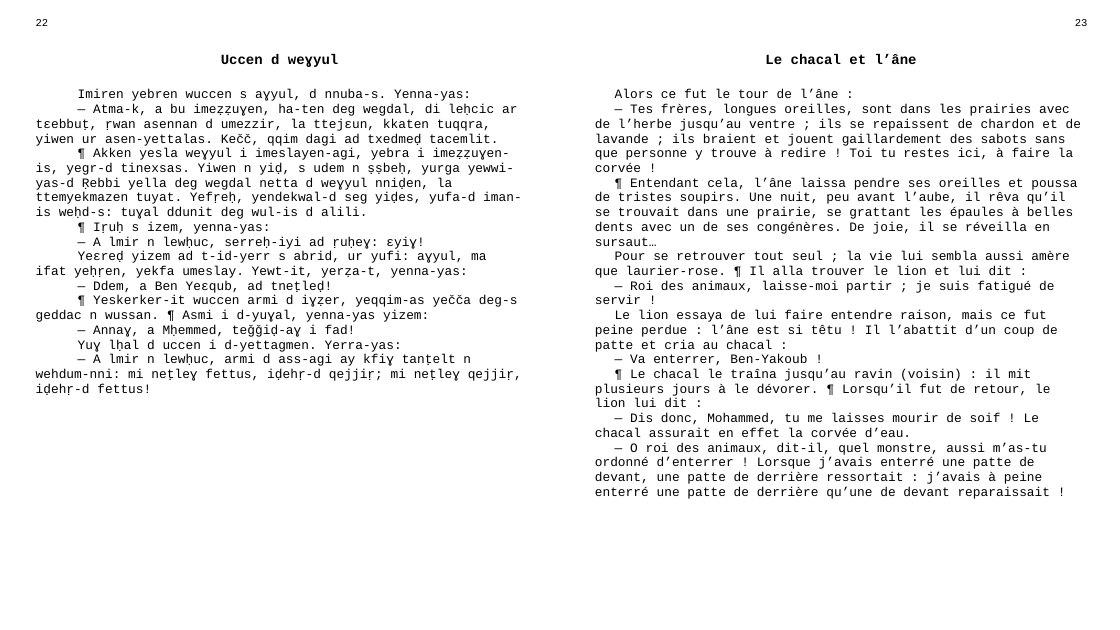
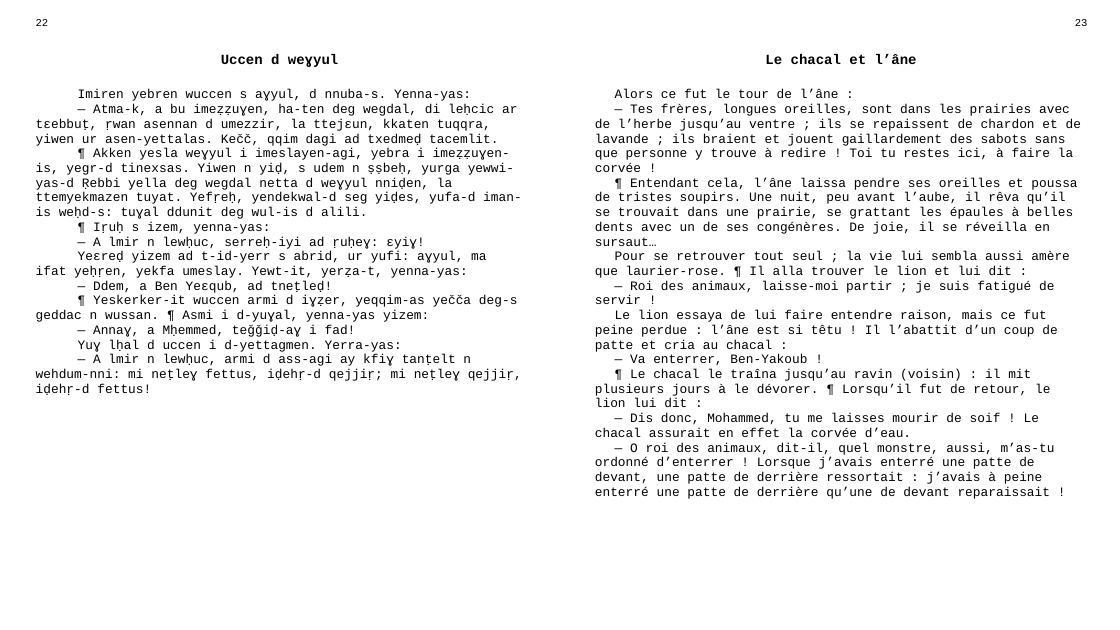
Before and after one commit to sferhah/tamacahut_n_wuccen, a slide deck: slide 9 of Uccen.ConsoleApp/Resources/pptx/uccen.pptx. Drawn at 1120x630 pixels with LibreOffice and Linux fonts; fonts in the diff are those of the drawing. Boxes give left, top, right and bottom in pixels: in the first picture for what was removed or moved away, otherwise in the second. Text is boxed around its words. In the diff, an @@ line names an element or a change of style, - is before the commit and + after.

```diff
--- a/Uccen.ConsoleApp/Resources/pptx/uccen.pptx
+++ b/Uccen.ConsoleApp/Resources/pptx/uccen.pptx
@@ table at (27,13,1096,607) @@
-row 3, column 3: Alors ce fut le tour de l’âne : / — Tes frères, longues oreilles, sont dans les prairies avec de l’herbe jusqu’au ventre ; ils se repaissent de chardon et de lavande ; ils braient et jouent gaillardement des sabots sans que personne y trouve à redire ! Toi tu restes ici, à faire la corvée ! / ¶ Entendant cela, l’âne laissa pendre ses oreilles et poussa de tristes soupirs. Une nuit, peu avant l’aube, il rêva qu’il se trouvait dans une prairie, se grattant les épaules à belles dents avec un de ses congénères. De joie, il se réveilla en sursaut… / Pour se retrouver tout seul ; la vie lui sembla aussi amère que laurier-rose. ¶ Il alla trouver le lion et lui dit : / — Roi des animaux, laisse-moi partir ; je suis fatigué de servir ! / Le lion essaya de lui faire entendre raison, mais ce fut peine perdue : l’âne est si têtu ! Il l’abattit d’un coup de patte et cria au chacal : / — Va enterrer, Ben-Yakoub ! / ¶ Le chacal le traîna jusqu’au ravin (voisin) : il mit plusieurs jours à le dévorer. ¶ Lorsqu’il fut de retour, le lion lui dit : / — Dis donc, Mohammed, tu me laisses mourir de soif ! Le chacal assurait en effet la corvée d’eau. / — O roi des animaux, dit-il, quel monstre, aussi m’as-tu ordonné d’enterrer ! Lorsque j’avais enterré une patte de devant, une patte de derrière ressortait : j’avais à peine enterré une patte de derrière qu’une de devant reparaissait !
+row 3, column 3: Alors ce fut le tour de l’âne : / — Tes frères, longues oreilles, sont dans les prairies avec de l’herbe jusqu’au ventre ; ils se repaissent de chardon et de lavande ; ils braient et jouent gaillardement des sabots sans que personne y trouve à redire ! Toi tu restes ici, à faire la corvée ! / ¶ Entendant cela, l’âne laissa pendre ses oreilles et poussa de tristes soupirs. Une nuit, peu avant l’aube, il rêva qu’il se trouvait dans une prairie, se grattant les épaules à belles dents avec un de ses congénères. De joie, il se réveilla en sursaut… / Pour se retrouver tout seul ; la vie lui sembla aussi amère que laurier-rose. ¶ Il alla trouver le lion et lui dit : / — Roi des animaux, laisse-moi partir ; je suis fatigué de servir ! / Le lion essaya de lui faire entendre raison, mais ce fut peine perdue : l’âne est si têtu ! Il l’abattit d’un coup de patte et cria au chacal : / — Va enterrer, Ben-Yakoub ! / ¶ Le chacal le traîna jusqu’au ravin (voisin) : il mit plusieurs jours à le dévorer. ¶ Lorsqu’il fut de retour, le lion lui dit : / — Dis donc, Mohammed, tu me laisses mourir de soif ! Le chacal assurait en effet la corvée d’eau. / — O roi des animaux, dit-il, quel monstre, aussi, m’as-tu ordonné d’enterrer ! Lorsque j’avais enterré une patte de devant, une patte de derrière ressortait : j’avais à peine enterré une patte de derrière qu’une de devant reparaissait !
```
Also in this commit, not shown: 21 other slides changed, 1 other file.
